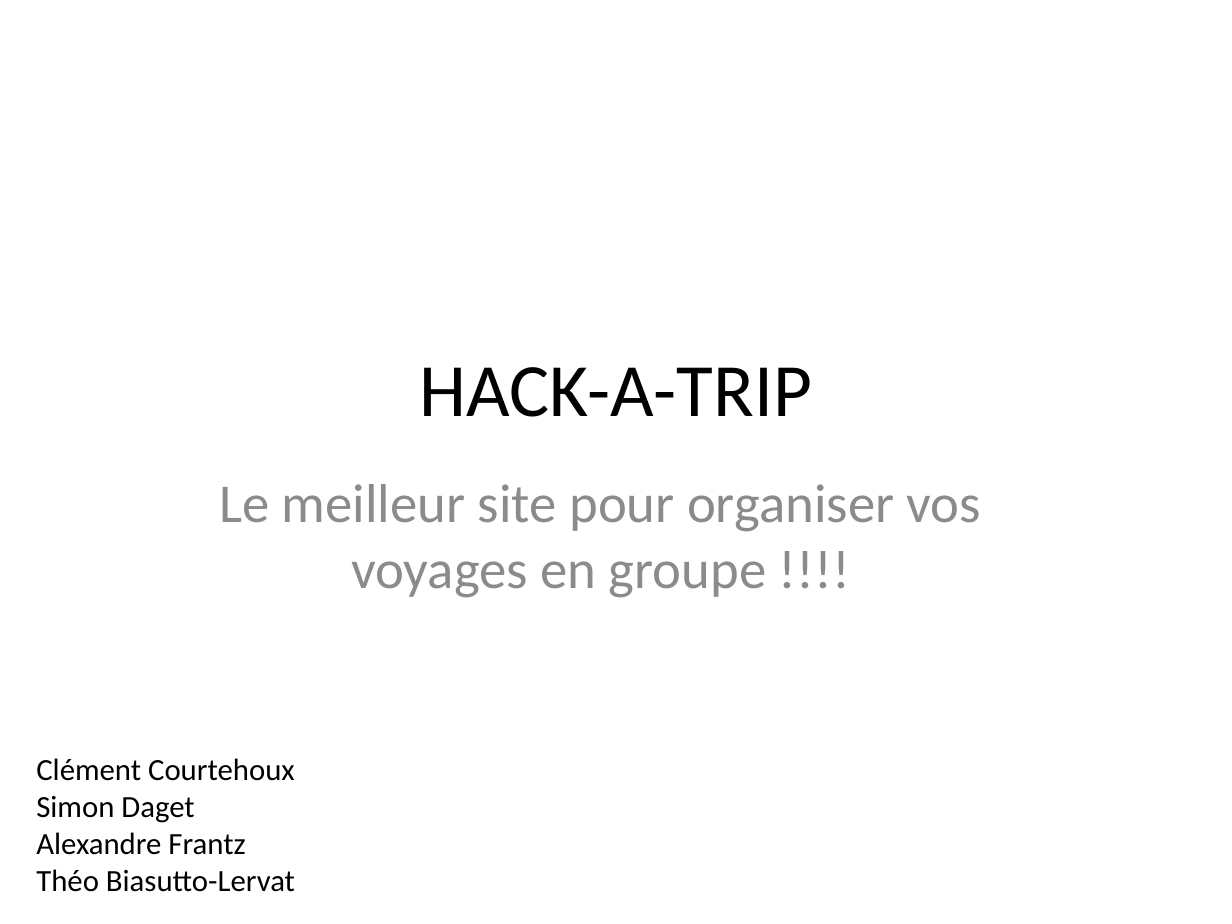
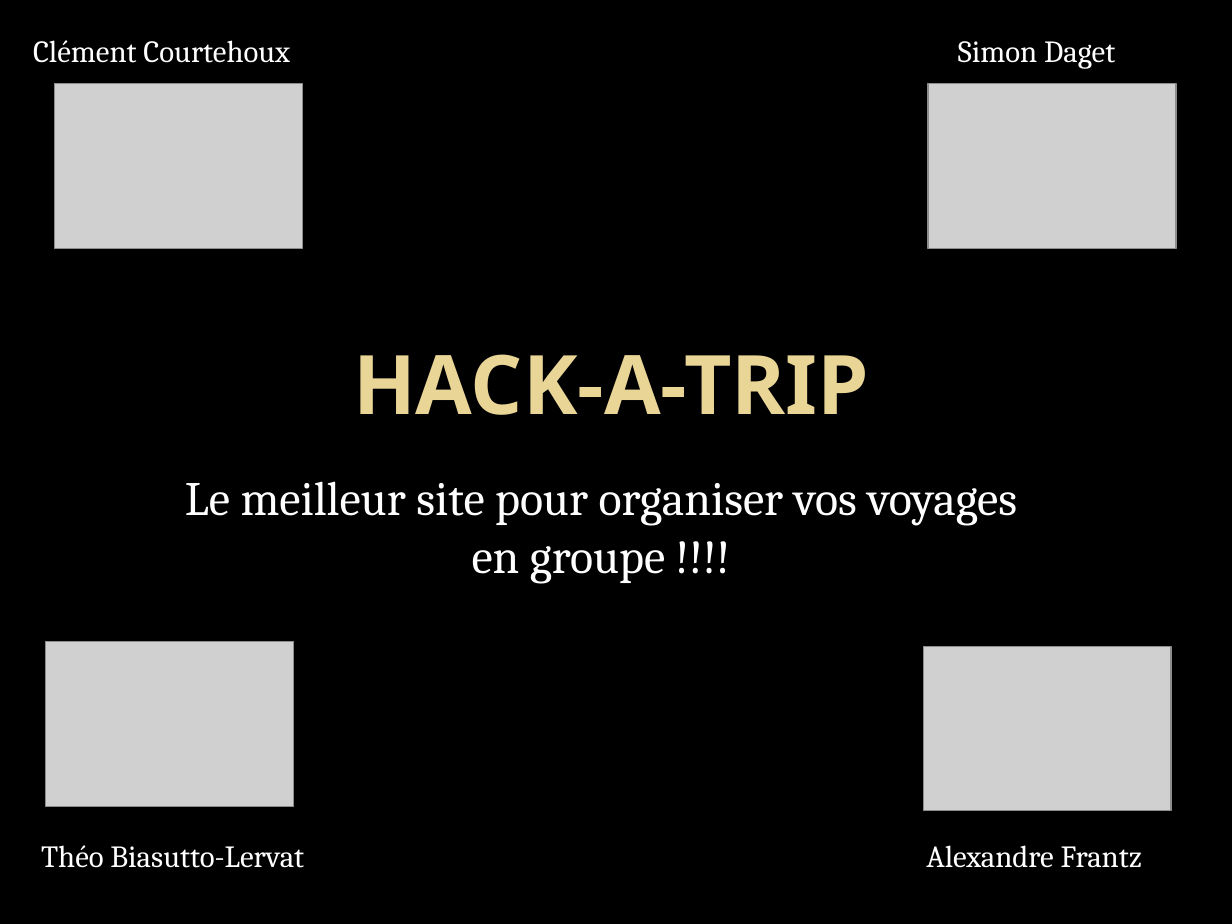
Before and after one commit to Hack-a-Trip/Hack-a-Trip, a slide deck: slide 1 of Hack-a-Trip/HACK-A-TRIP.pptx. Drawn at 1232x924 pixels with LibreOffice and Linux fonts; fonts in the diff are those of the drawing; grey boxes stand for pictures; background and template pictures are left out. Boxes give left, top, right and bottom in pixels: in the first picture for what was removed or moved away, otherwise in the second. Text is boxed around its words. In the diff, an @@ line names an element or a change of style, - is before the commit and + after.

Commit message:
ppt

```diff
--- a/Hack-a-Trip/HACK-A-TRIP.pptx
+++ b/Hack-a-Trip/HACK-A-TRIP.pptx
@@ background #FFFFFF to picture (left out) @@
@@ text added at bbox=[33, 40, 290, 63], 18 pt, text #FFFFFF @@
+Clément Courtehoux
@@ text added at bbox=[958, 41, 1115, 69], 18 pt, text #FFFFFF @@
+Simon Daget
@@ picture added at bbox=[54, 83, 302, 248] @@
@@ picture added at bbox=[928, 83, 1175, 248] @@
@@ title "HACK-A-TRIP": place and size @@
-title "HACK-A-TRIP" at bbox=[420, 367, 812, 417]
+title "HACK-A-TRIP" at bbox=[353, 354, 869, 415]
@@ title "HACK-A-TRIP" at bbox=[353, 354, 869, 415]: size 44 to 48 pt, font Calibri to Noto Sans, text colour #000000 to gradient #EAD696 to #E7D081, bold on; vertical alignment middle to bottom @@
@@ subtitle "Le meilleur site pour organiser ..." at bbox=[185, 481, 1017, 583]: size 32 to 28 pt, font Calibri to Cambria, text colour #8C8C8C to #FFFFFF @@
@@ picture added at bbox=[46, 641, 293, 806] @@
@@ picture added at bbox=[923, 647, 1170, 811] @@
@@ text at bbox=[36, 758, 295, 855]: paragraphs removed @@
-Clément Courtehoux
-Simon Daget
-Alexandre Frantz
@@ text "Théo Biasutto-Lervat": place and size @@
-text "Théo Biasutto-Lervat" at bbox=[36, 758, 295, 892]
+text "Théo Biasutto-Lervat" at bbox=[41, 845, 304, 868]
@@ text "Théo Biasutto-Lervat" at bbox=[41, 845, 304, 868]: font Calibri to Cambria, text colour #000000 to #FFFFFF @@
@@ text added at bbox=[926, 845, 1143, 868], 18 pt, text #FFFFFF @@
+Alexandre Frantz
```
Also in this commit, not shown: 5 other slides changed.
